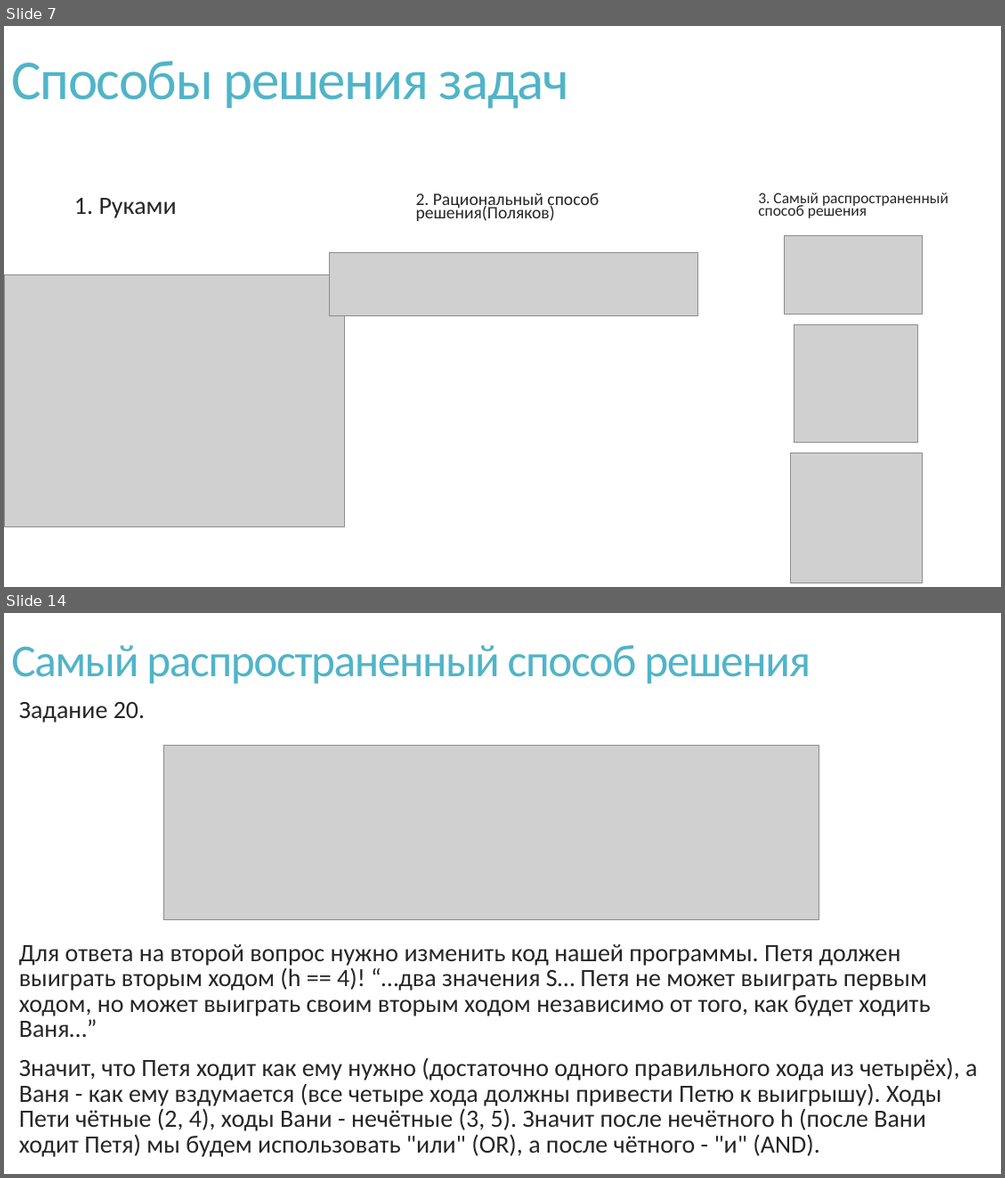
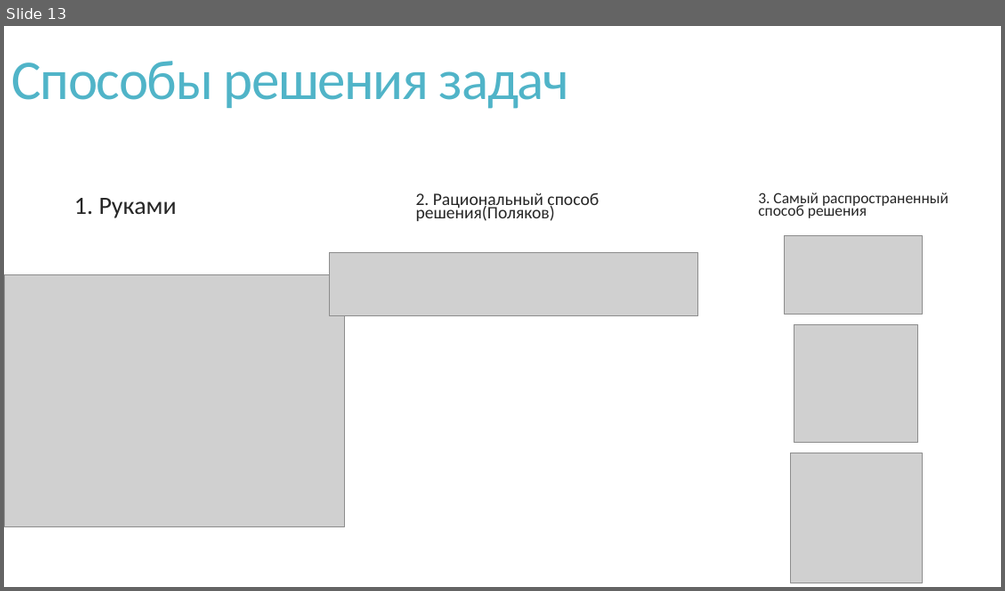
Before and after one commit to VladPetrov3/School_Project_EGE, a slide deck: Организация проекта/Теория игр.pptx. Shown one above the other, each under a label of ours: slides 7 and 14 before the commit, slide 13 after it; the slides between them are not shown. The pictures are 1005x1178 and 1005x591 pixels, drawn with LibreOffice and Linux fonts; fonts in the diff are those of the drawing; grey boxes stand for pictures. Boxes give left, top, right and bottom in pixels: in the first picture for what was removed or moved away, otherwise in the second. Text is boxed around its words. In the diff, an @@ line names an element or a change of style, - is before the commit and + after.

```diff
--- a/Организация проекта/Теория игр.pptx
+++ b/Организация проекта/Теория игр.pptx
@@ slide 14 removed at [4,613,1001,1174], background #FFFFFF @@
@@ title removed at [11,645,810,684] @@
-Самый распространенный способ решения
@@ text removed at [19,702,145,722] @@
-  Задание 20.
@@ picture removed at [163,746,819,919] @@
@@ text removed at [19,944,977,1157] @@
-  Для ответа на второй вопрос нужно изменить код нашей программы. Петя должен выиграть вторым ходом (h == 4)! “…два значения S… Петя не может выиграть первым ходом, но может выиграть своим вторым ходом независимо от того, как будет ходить Ваня…”
-  Значит, что Петя ходит как ему нужно (достаточно одного правильного хода из четырёх), а Ваня - как ему вздумается (все четыре хода должны привести Петю к выигрышу). Ходы Пети чётные (2, 4), ходы Вани - нечётные (3, 5). Значит после нечётного h (после Вани ходит Петя) мы будем использовать "или" (OR), а после чётного - "и" (AND).
@@ what was slide 7 is now slide 13 @@
```
Also in this commit, not shown: 7 slides changed, 4 slides added, 4 other slides removed, 3 other files.
